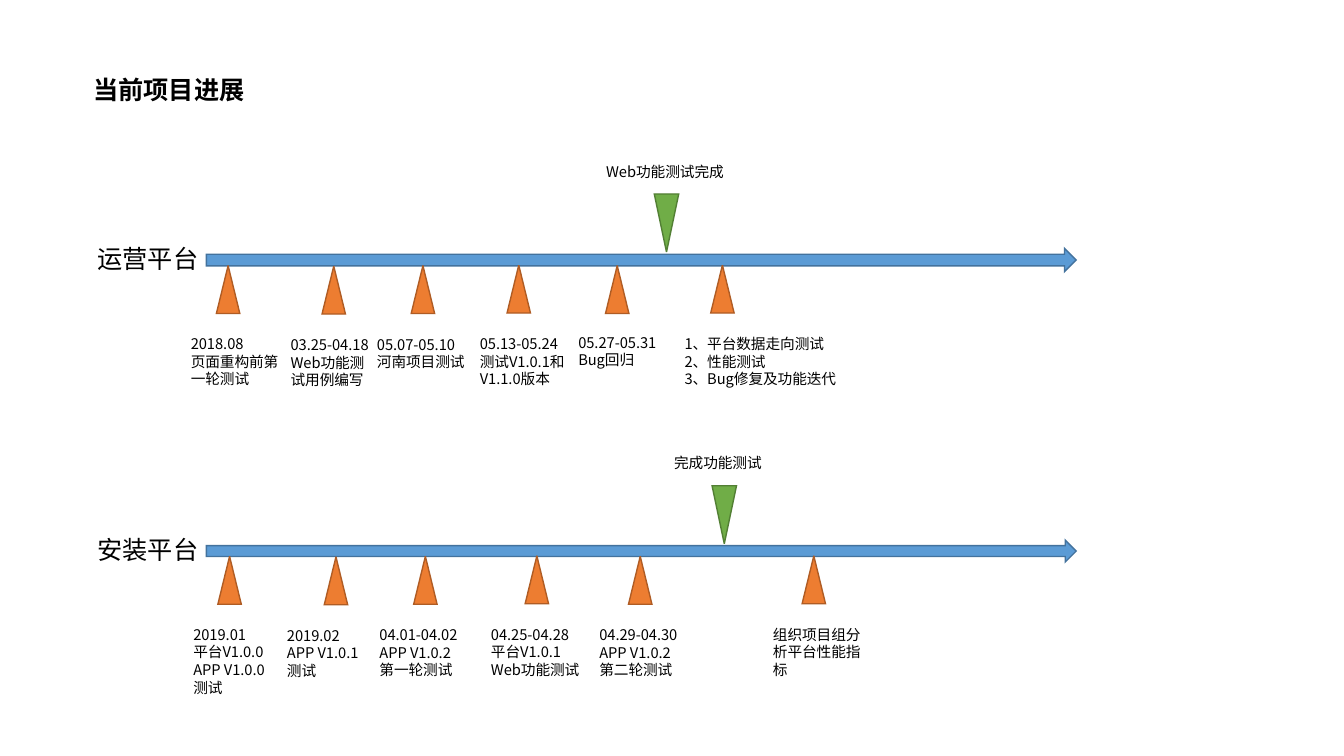
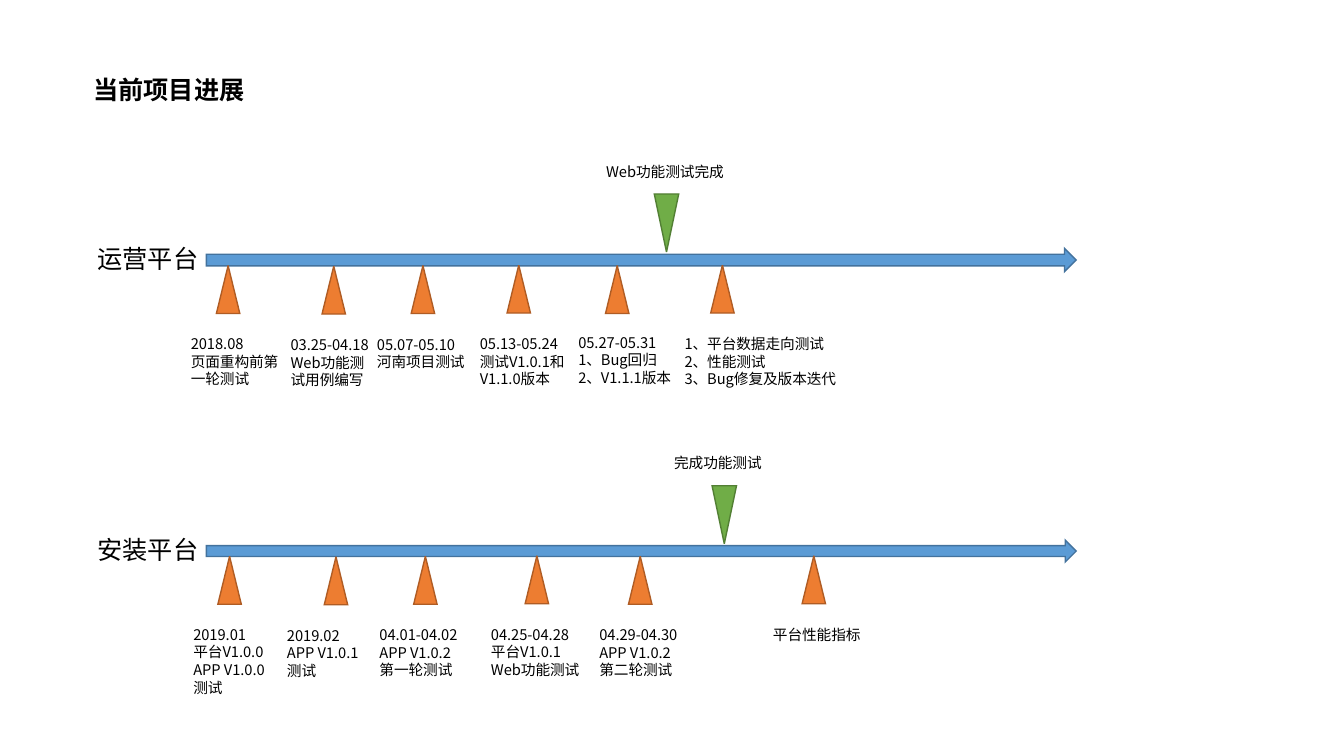
Before and after one commit to chanjumping/-, a slide deck: slide 5 of 5月工作汇报-陈江滨.pptx. Drawn at 1344x756 pixels with LibreOffice and Linux fonts; fonts in the diff are those of the drawing; background and template pictures are left out. Boxes give left, top, right and bottom in pixels: in the first picture for what was removed or moved away, otherwise in the second. Text is boxed around its words. In the diff, an @@ line names an element or a change of style, - is before the commit and + after.

```diff
--- a/5月工作汇报-陈江滨.pptx
+++ b/5月工作汇报-陈江滨.pptx
@@ text at (x1=578, y1=352, x2=671, y2=385): text changed @@
-Bug回归
+1、Bug回归
+2、V1.1.1版本
@@ text at (x1=685, y1=371, x2=837, y2=388): text changed @@
-3、Bug修复及功能迭代
+3、Bug修复及版本迭代
@@ text at (x1=773, y1=627, x2=861, y2=641): text changed @@
-组织项目组分析平台性能指标
+平台性能指标
```
Also in this commit, not shown: 6 other slides changed, 1 slide added, 5 other files.
